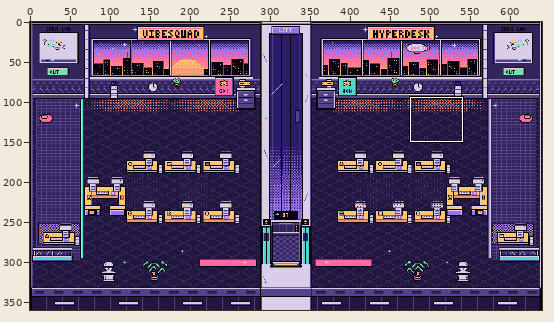
Pixel-art file -- art/office/floor.aseprite. Above: a wide view before the commit, with the close-up outlined.
Close-up. Earlier state:
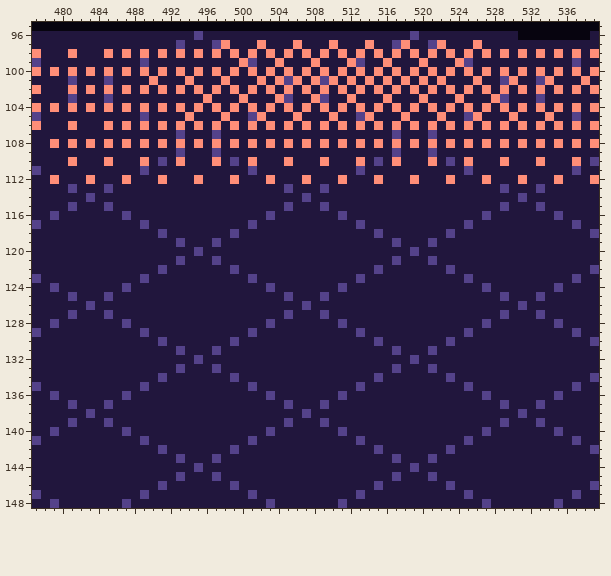
640x360 pixels, 1 frame. Shown: x 477..539, y 95..148. The commit also changed other parts of the picture, which this record leaves out.
And afterwards:
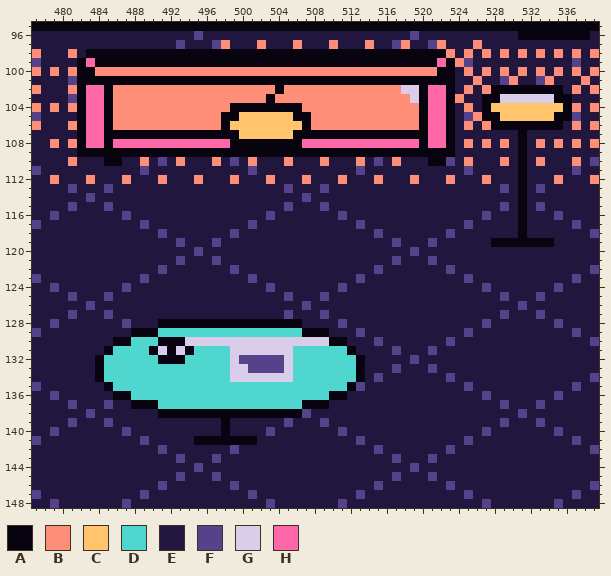
Palette (. is transparent): A #07040f  B #ff8e78  C #ffc46c  D #4fd6cf  E #21163d  F #54428a  G #d9cde9  H #ff68a8
Change:
Layers "light", "furniture":
y 98: x 483..522 EEBEBEBEBEBEBEBEBEBEBEBEBEBEBEBEBEBEBEBE -> AAAAAAAAAAAAAAAAAAAAAAAAAAAAAAAAAAAAAAAA
y 99: x 482..523 EEEEEEEFEEEEEEEEEEBFEEBEEEBEEEBFEEBEEEBEEE -> AHAAAAAAAAAAAAAAAAAAAAAAAAAAAAAAAAAAAAAAHA
y 100: x 482..484 EBE -> AAB; x 486 E -> B; x 488 E -> B; x 490 E -> B; x 492 E -> B; x 494 E -> B; x 496 E -> B; x 498 E -> B; x 500 E -> B; x 502 E -> B; x 504 E -> B; x 506 E -> B; x 508 E -> B; x 510 E -> B; x 512 E -> B; x 514 E -> B; x 516 E -> B; x 518 E -> B; x 520 E -> B; x 522..523 EB -> AA
y 101: x 482..523 EEEFEEEEBEEEBEEEBEEEBEBFBEBFBEBEBEBEBEBEBE -> AAAAAAAAAAAAAAAAAAAAAAAAAAAAAAAAAAAAAAAAAA
y 102: x 482..486 EBEBE -> AHHAB; x 488 E -> B; x 490 E -> B; x 492 E -> B; x 494 E -> B; x 496 E -> B; x 498 E -> B; x 500 E -> B; x 502 E -> B; x 504 E -> A; x 506 E -> B; x 508 E -> B; x 510 E -> B; x 512 E -> B; x 514 E -> B; x 516 E -> B; x 518..523 EBEBEB -> GGAHHA; x 528..535 EBEBEBEB -> AAAAAAAA
y 103: x 482..495 EEEFEEEEEEEEEE -> AHHABBBBBBBBBB; x 497..499 EEE -> BBB; x 501..503 EEE -> BBA; x 505..507 FEE -> BBB; x 509..511 FEE -> BBB; x 513..515 EEE -> BBB; x 517..523 EEEBEEE -> BBGAHHA; x 527..536 EBFEEEFEEE -> AAGGGGGGAA
y 104: x 482..486 EBEBE -> AHHAB; x 488 E -> B; x 490 E -> B; x 492 E -> B; x 494 E -> B; x 496 E -> B; x 498..506 EBEBEBEBE -> BAAAAAAAA; x 508 E -> B; x 510 E -> B; x 512 E -> B; x 514 E -> B; x 516 E -> B; x 518 E -> B; x 520..523 EBEB -> AHHA; x 527..536 BEBEBEBEBE -> ACCCCCCCCA
y 105: x 482..493 EEEEEEEFEEEE -> AHHABBBBBBBB; x 495..509 EEEBEEFBEEEBEEE -> BBBAACCCCCCAABB; x 511..513 EEF -> BBB; x 515..517 EEE -> BBB; x 519..523 EEEBE -> BAHHA; x 527..536 EEEBEEEBEE -> AACCCCCCAA
y 106: x 482..486 EEEBE -> AHHAB; x 488 E -> B; x 490 E -> B; x 492 E -> B; x 494 E -> B; x 496 E -> B; x 498..508 EBEBEBEBEBE -> ACCCCCCCCAB; x 510 E -> B; x 512 E -> B; x 514 E -> B; x 516 E -> B; x 518 E -> B; x 520..523 EBEB -> AHHA; x 528..535 EBEBEBEB -> AAAAAAAA
y 107: x 482..523 EEEEEEEEEEEFEEEFEEEEEEEEEEEEEEEEEEEFEEEFEE -> AHHAAAAAAAAAAAAAAACCCCCCAAAAAAAAAAAAAAAHHA; x 531 E -> A
y 108: x 482..523 EBEBEBEBEBEBEBEBEBEBEBEBEBEBEBEBEBEBEBEBEB -> AHHAHHHHHHHHHHHHHAAAAAAAAHHHHHHHHHHHHHAHHA; x 531 B -> A
y 109: x 482..523 EEEEEEEEEEEFEEEFEEEEEEEEEEEEEEEEEEEFEEEFEE -> AAAAAAAAAAAAAAAAAAAAAAAAAAAAAAAAAAAAAAAAAA; x 531 E -> A
y 110: x 485..486 BE -> AA; x 521..522 BE -> AA; x 531 E -> A
y 111: x 531 E -> A
y 112: x 531 B -> A
y 113: x 531 E -> A
y 114: x 531 F -> A
y 115..118: x 531 E -> A
y 119: x 528..534 EEEEEEE -> AAAAAAA
y 128: x 491..506 EEEEEEEEEEEEFEEE -> AAAAAAAAAAAAAAAA
y 129: x 488..509 EFEEEEEEEEEEEFEEEEEEEE -> AAADDDDDDDDDDDDDDDDAAA
y 130: x 486..511 EEEEEFEEEEEEEFEEEEEEEEEEEE -> AADDDAAAGGGGGGGGGGGGGGGGAA
y 131: x 485..512 EEEEEEEEFEEEFEEEEEEEEEEEEEEE -> ADDDDAGAGADDDDGGGGGGGDDDDDDA
y 132: x 484..513 EEEEEEEEEEEFEEEEEEEEEEEEEEEEEE -> ADDDDDDAAADDDDDGFFFFFGDDDDDDDA
y 133: x 484..513 EEEEEEEEEFEEEFEEEEEEEEEEEEEEEE -> ADDDDDDDDDDDDDDGGFFFFGDDDDDDDA
y 134: x 484..513 EEEEEEEFEEEEEEEFEEEEEEEEEEEEEE -> ADDDDDDDDDDDDDDGGGGGGGDDDDDDDA
y 135: x 485..512 EEEEFEEEEEEEEEEEFEEEEEEEEEEE -> ADDDDDDDDDDDDDDDDDDDDDDDDDDA
y 136: x 486..511 EFEEEEEEEEEEEEEEEFEEEEEEEF -> AADDDDDDDDDDDDDDDDDDDDDDAA
y 137: x 488..509 EEEEEEEEEEEEEEEEEFEEEF -> AAADDDDDDDDDDDDDDDDAAA
y 138: x 491..506 EEEEEEEEEEEEEEEE -> AAAAAAAAAAAAAAAA
y 139..140: x 498 E -> A
y 141: x 495..501 EEEEEEF -> AAAAAAA
